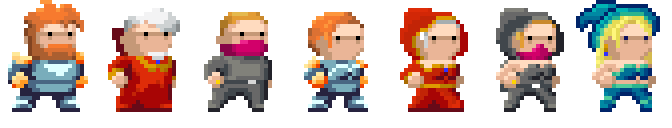
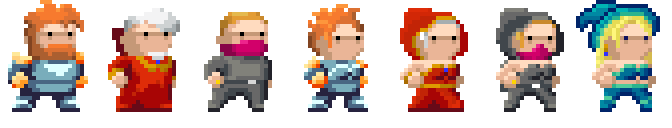
Revision of a layered (672, 128) image; what changed, layer by layer:
added layer "sorceress visible arm" above "less sorceress cleavage" over [400,60,428,80]
added layer "less sorceress cleavage" above "sorceress" over [416,60,428,76]
painted on "sorceress" over [416,68,420,72]
painted on "avatars.png" over [308,4,364,44]
